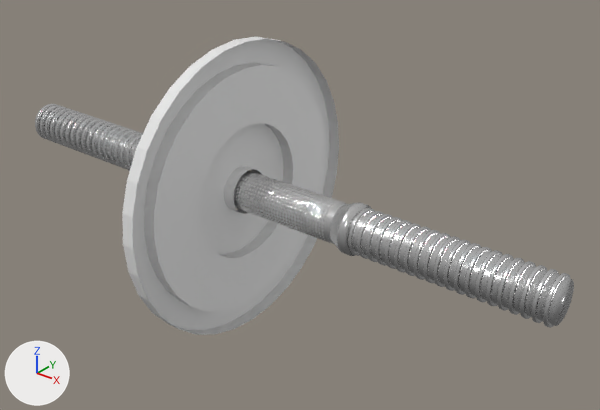
The Blender file dumbbell.blend: old version first, new version second.
Before and after are seen from a camera (50 mm lens) standing at (0.268, -0.292, 0.184) and looking at (0.023, 0.014, -0.006). The axes (+X, +Y, +Z) are drawn at lower left. The lights are the same throughout.
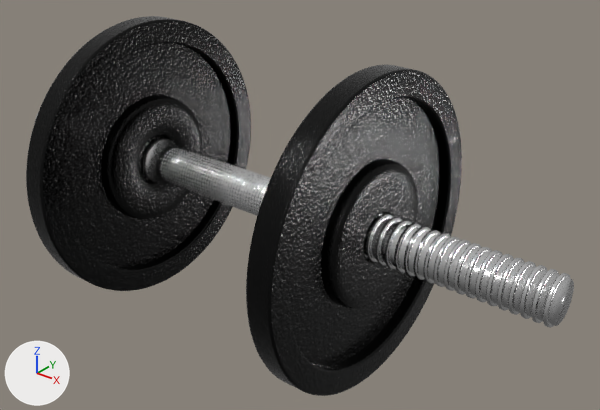
What differs and where, as boxes (x1, y1, x2, y2) in the pictures (600 x 410 px):
'Circle', reshaped, moved, modifiers changed (100% wider, 27% taller)
    before: (122, 37, 339, 335)
    after: (26, 16, 462, 396)
part 1 of me_circle, added (black)
    after: (26, 16, 462, 396)
part 2 of me_circle, recoloured
    before: (122, 37, 339, 335)
    after: (33, 18, 439, 385)

Patch to the scene script:
```diff
--- a/dumbbell.blend.py
+++ b/dumbbell.blend.py
@@ mat_black @@
+mat_black = bpy.data.materials.new('Black')
+# nodes: BrightContrast, BsdfPrincipled, Bump, HueSaturation, OutputMaterial, TexNoise
+# colours: black #252525
@@ me_circle @@
 # used by ob_circle; location = (0.0, 0.0, 0.0); rotation_euler = (1.571, 0.0, -1.571), in degrees (90, 0, -90)
-me_circle.from_pydata(...)  # 320 vertices, 288 faces; spans x -0.079..0.079, y -0.079..0.079, z 0.0..0.007
+me_circle.from_pydata(...)  # 480 vertices, 512 faces; spans x -0.079..0.079, y -0.079..0.079, z -0.007..0.007
+# me_circle part 1
+# 32 vertices are added at x -0.03..0.03, y -0.03..0.03, z -0.007
+# 128 new vertices lie (0.0, 0.0, -0.007) away from vertices in x -0.079..0.079, y -0.079..0.079, z 0.0
+# 224 new faces join them
+# me_circle part 2: 288 faces spanning x -0.079..0.079, y -0.079..0.079, z 0.0..0.007 switch from no material to mat_black
@@ ob_circle @@
 ob_circle = bpy.data.objects.new('Circle', me_circle)
-ob_circle.location = (0.0, 0.0, 0.0)
+ob_circle.location = (0.0749, 0.0, 0.0)
 ob_circle.rotation_euler = (1.571, 0.0, -1.571)  # degrees (90, 0, -90)
+_m = ob_circle.modifiers.new('Array', 'ARRAY')
+_m.count = 1
+_m.relative_offset_displace = (0.0, 0.0, -1.05)
+_m = ob_circle.modifiers.new('Subdivision', 'SUBSURF')
+_m.levels = 2
+_m = ob_circle.modifiers.new('Mirror', 'MIRROR')
+_m.mirror_object = ob_cylinder
+_m = ob_circle.modifiers.new('Bevel', 'BEVEL')
+_m.width = 0.001
+_m.width_pct = 0.001
+_m.segments = 2
```
